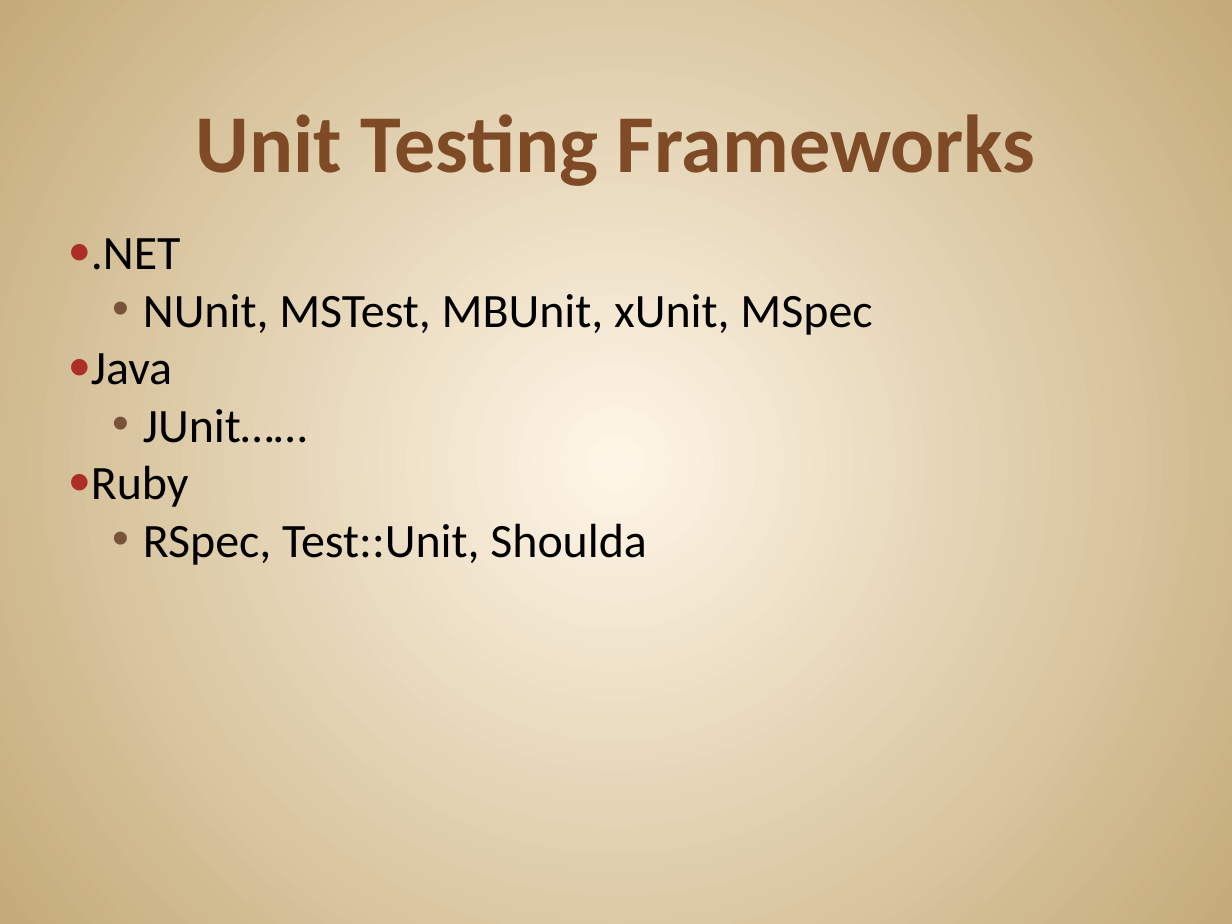
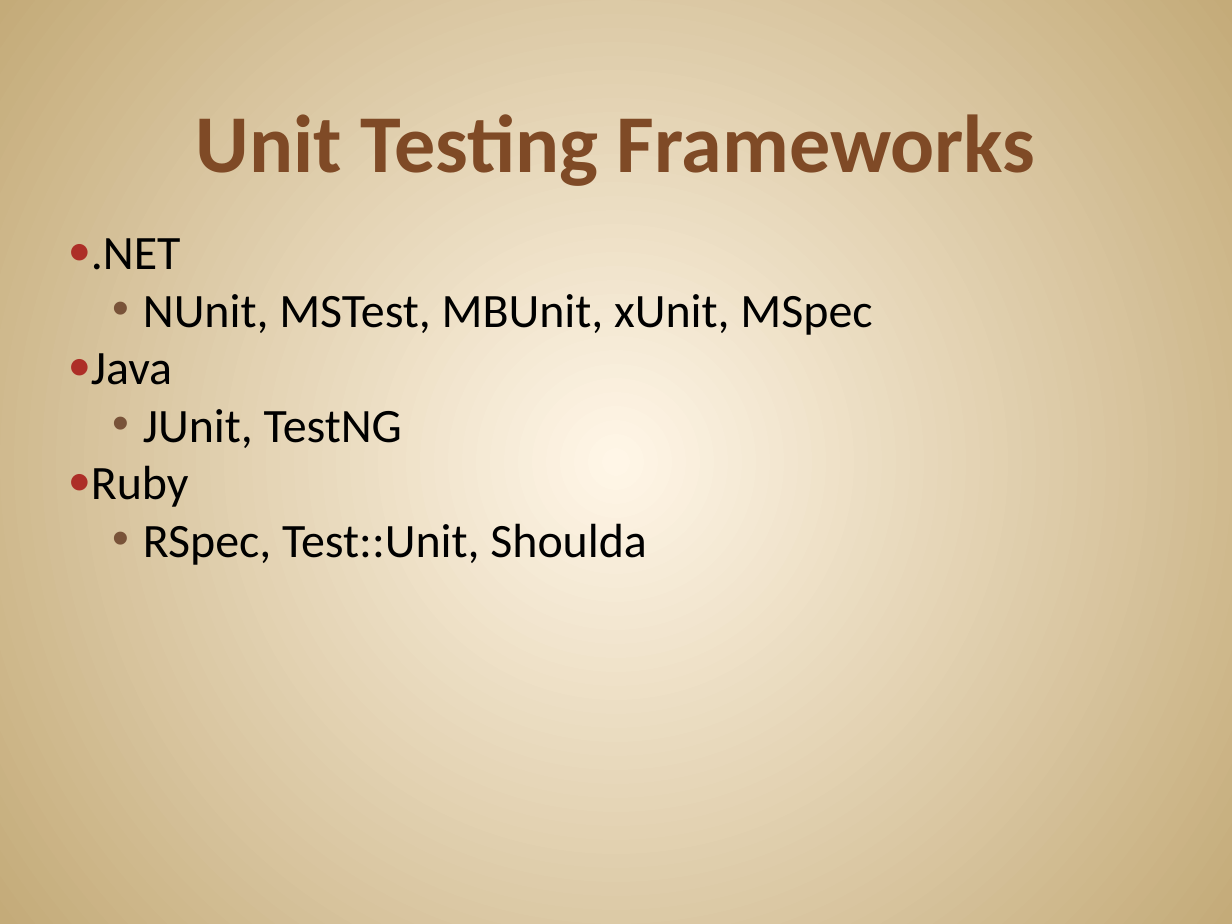
Before and after one commit to JonKruger/TDD-In-Action, a slide deck: slide 5 of TDD In Action.pptx. Drawn at 1232x924 pixels with LibreOffice and Linux fonts; fonts in the diff are those of the drawing. Boxes give left, top, right and bottom in pixels: in the first picture for what was removed or moved away, otherwise in the second. Text is boxed around its words. In the diff, an @@ line names an element or a change of style, - is before the commit and + after.

Commit message:
added java test framework info

```diff
--- a/TDD In Action.pptx
+++ b/TDD In Action.pptx
@@ text at bbox=[143, 409, 402, 448]: text changed @@
-  • JUnit……
+  • JUnit, TestNG
```
Also in this commit, not shown: 1 other slide changed.
